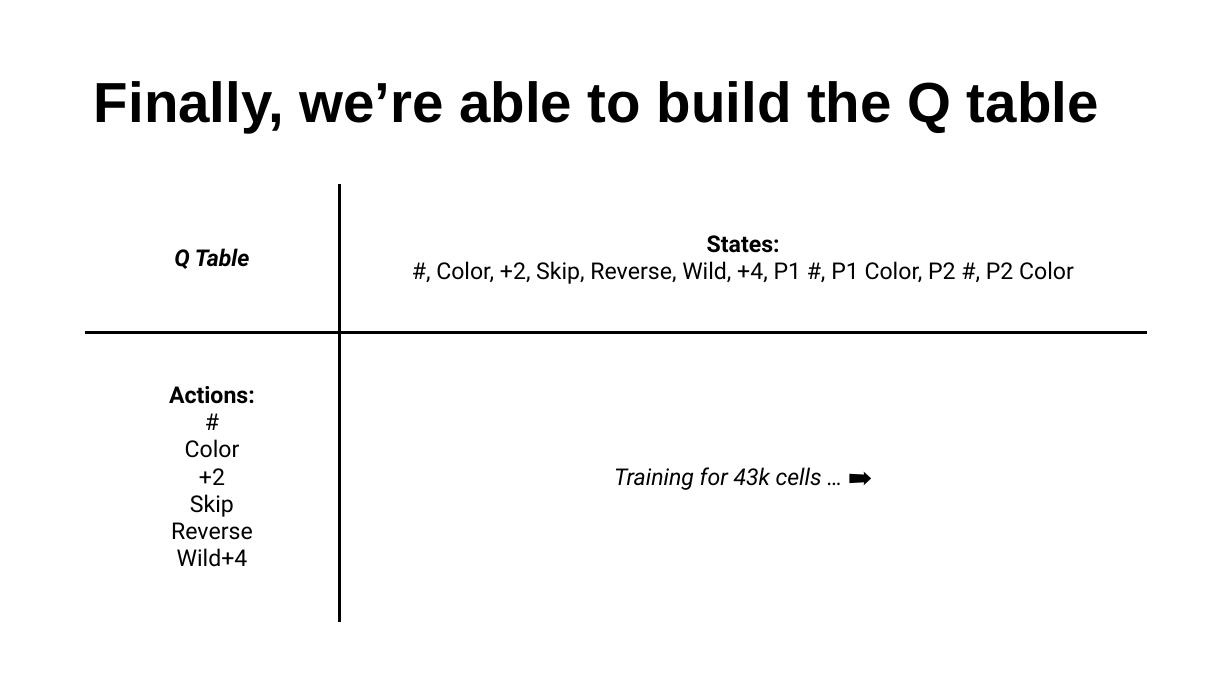
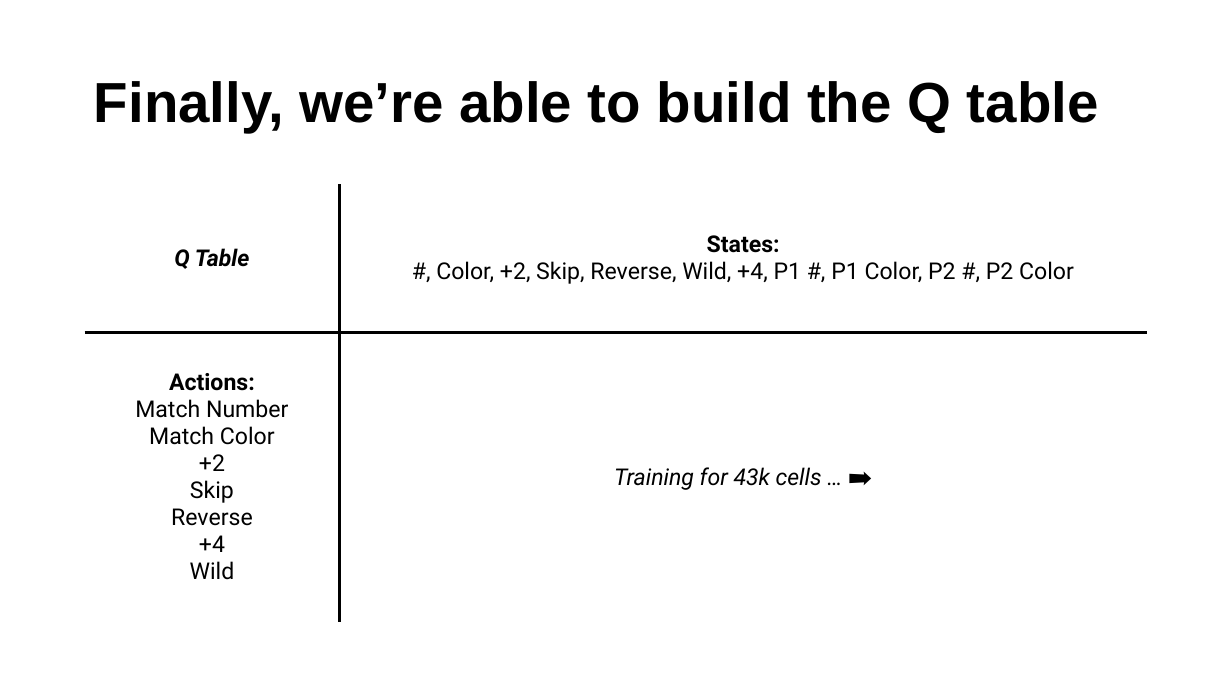
Before and after one commit to fraander/cs5100project, a slide deck: slide 16 of CS 5100 Final Presentation.pptx. Drawn at 1232x693 pixels with LibreOffice and Linux fonts; fonts in the diff are those of the drawing. Boxes give left, top, right and bottom in pixels: in the first picture for what was removed or moved away, otherwise in the second. Text is boxed around its words. In the diff, an @@ line names an element or a change of style, - is before the commit and + after.

```diff
--- a/CS 5100 Final Presentation.pptx
+++ b/CS 5100 Final Presentation.pptx
@@ table at [85,185,1148,623] @@
-row 2, column 1: Actions: / # / Color / +2 / Skip / Reverse / Wild+4
+row 2, column 1: Actions: / Match Number / Match Color / +2 / Skip / Reverse / +4 / Wild
```
Also in this commit, not shown: 1 other slide changed.
